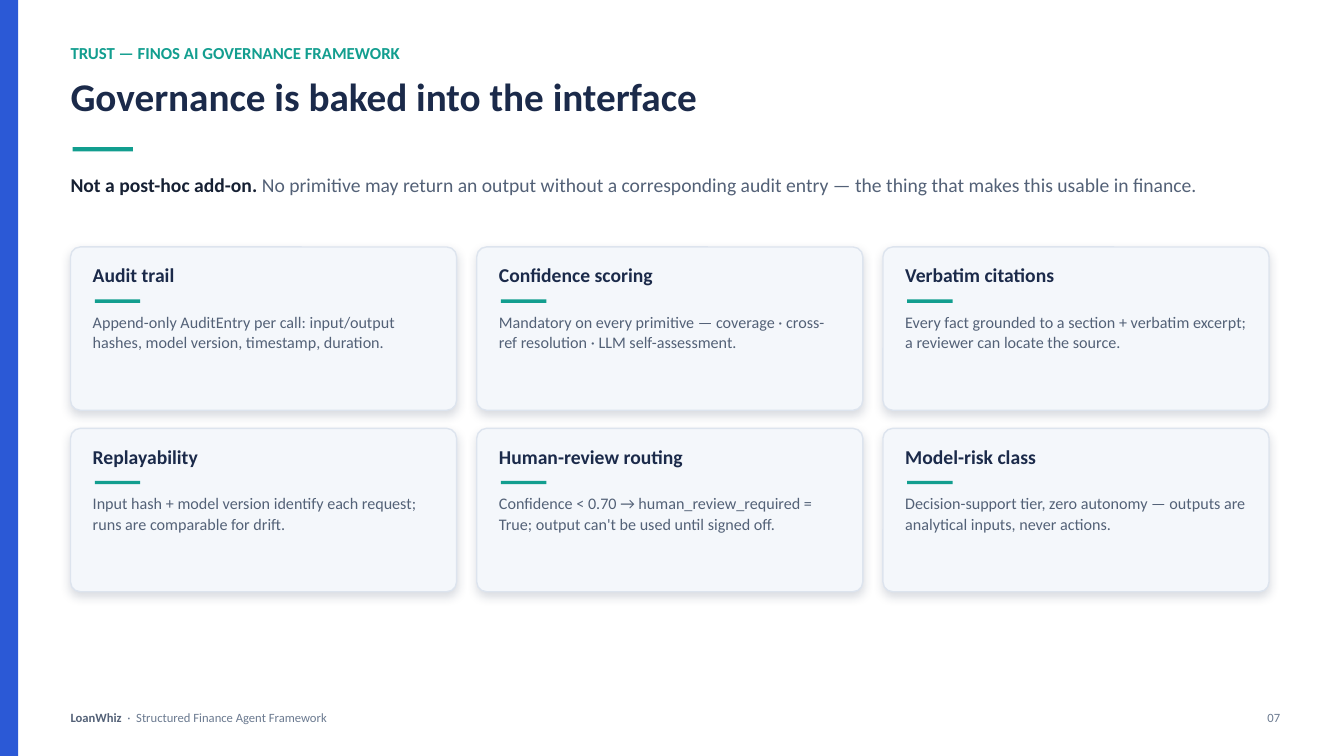
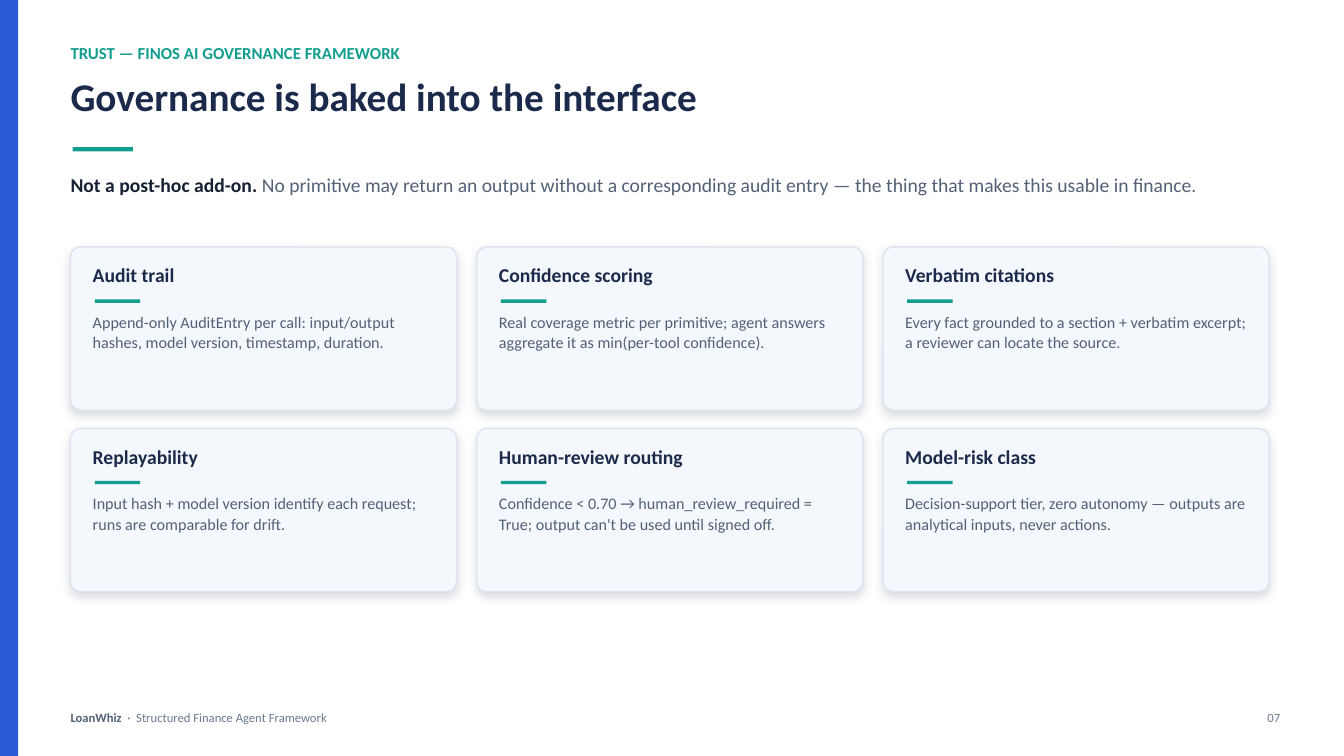
Before and after one commit to waafirio/loanwhiz, a slide deck: slide 7 of presentation/LoanWhiz-Presentation.pptx. Drawn at 1344x756 pixels with LibreOffice and Linux fonts; fonts in the diff are those of the drawing. Boxes give left, top, right and bottom in pixels: in the first picture for what was removed or moved away, otherwise in the second. Text is boxed around its words. In the diff, an @@ line names an element or a change of style, - is before the commit and + after.

Commit message:
docs(honesty): align docs/deck claims with shipped behaviour (D6, #200)
- governance/model-card: replace the fictional 40/30/30 compute_confidence
  formula with the real coverage-derived confidence (completeness ratio +
  per-waterfall recipient coverage) and the agent evidence pack's
  min(per-tool confidence) / derived finos_compliant
- model-card: correct extraction results to 3 triggers / 0 definitions
- README/quickstart: primitive reachability (live vs library-only); scope
  'data-agnostic' to data-driven + validated on Green Lion 2026-1, multi-deal
  validation underway (#206); reframe /project as a single-period stress
  sensitivity, not a 12-month projection; drop stale 'in progress' hedges
- data-card/README: frame the 27-month tapes as synthetic re-sampled
  snapshots (loan IDs don't persist), not a longitudinal panel
- data-card/quickstart/deck: state the reconciliation split precisely
  (collateral reconciled to reports to the cent; liabilities reconstructed
  from the prospectus + invariant-validated)
- regenerate LoanWhiz-Presentation.pptx

```diff
--- a/presentation/LoanWhiz-Presentation.pptx
+++ b/presentation/LoanWhiz-Presentation.pptx
@@ text at <box>499,317,825,351</box>: text changed @@
-Mandatory on every primitive — coverage · cross-ref resolution · LLM self-assessment.
+Real coverage metric per primitive; agent answers aggregate it as min(per-tool confidence).
```
Also in this commit, not shown: 4 other slides changed, 6 other files.
